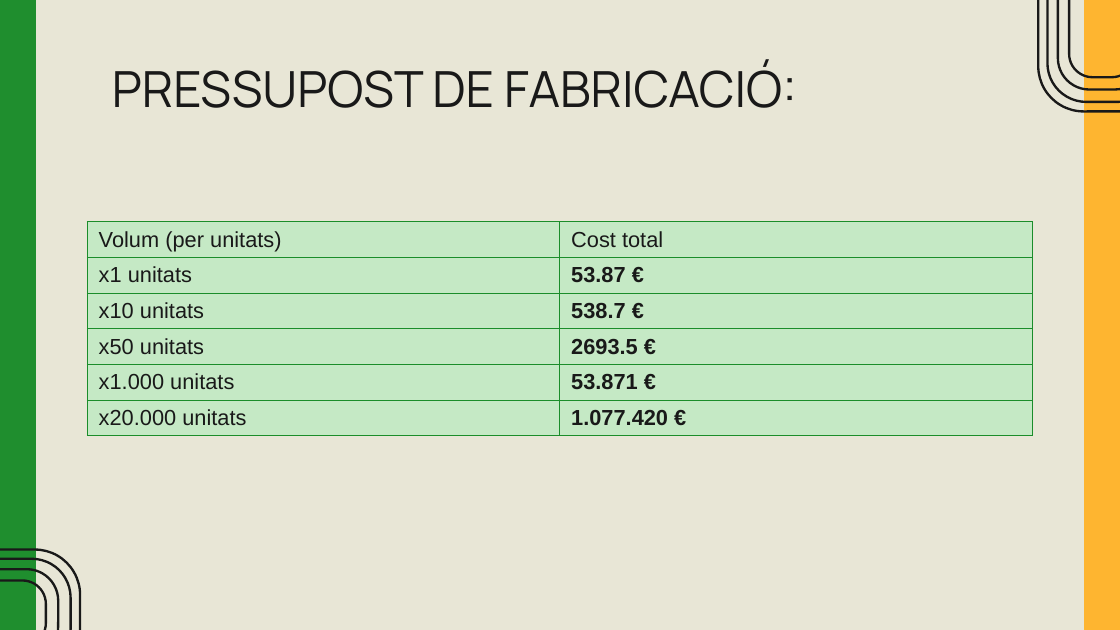
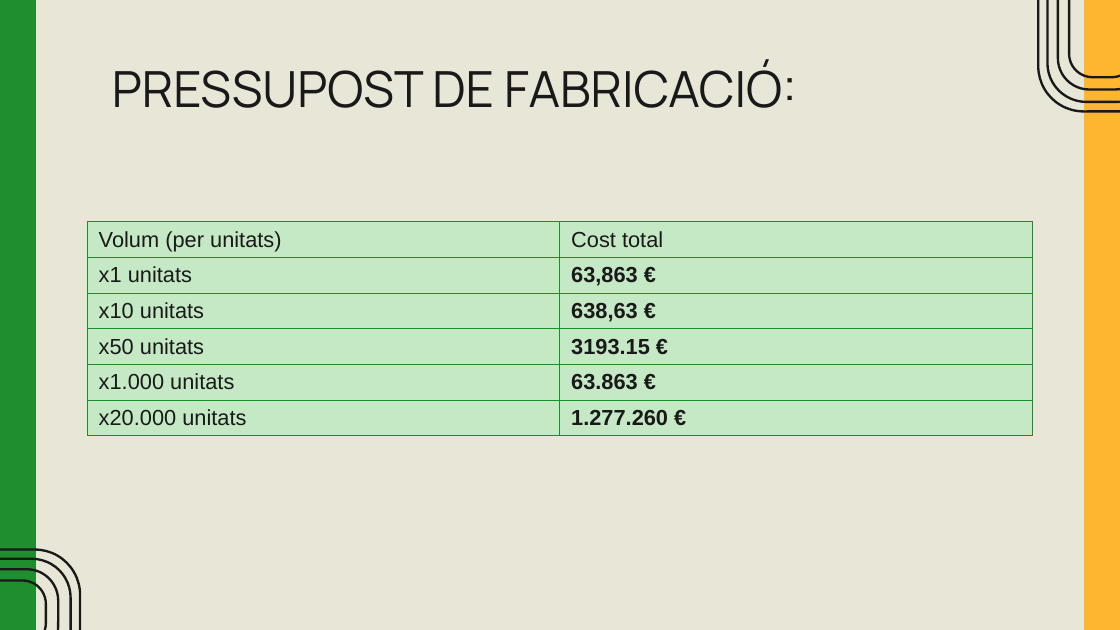
Before and after one commit to EDD2526/edd-project-grup-dijous-dj_d_seients, a slide deck: slide 31 of EINES DE DISSENY – PROJECTE VERSIÓ FINAL.pptx. Drawn at 1120x630 pixels with LibreOffice and Linux fonts; fonts in the diff are those of the drawing. Boxes give left, top, right and bottom in pixels: in the first picture for what was removed or moved away, otherwise in the second. Text is boxed around its words. In the diff, an @@ line names an element or a change of style, - is before the commit and + after.

```diff
--- a/EINES DE DISSENY – PROJECTE VERSIÓ FINAL.pptx
+++ b/EINES DE DISSENY – PROJECTE VERSIÓ FINAL.pptx
@@ table at bbox=[87, 222, 1033, 446] @@
-row 2, column 2: 53.87 €
+row 2, column 2: 63,863 €
-row 3, column 2: 538.7 €
+row 3, column 2: 638,63 €
-row 4, column 2: 2693.5 €
+row 4, column 2: 3193.15 €
-row 5, column 2: 53.871 €
+row 5, column 2: 63.863 €
-row 6, column 2: 1.077.420 €
+row 6, column 2: 1.277.260 €
```
Also in this commit, not shown: 2 other slides changed, 1 other file.
